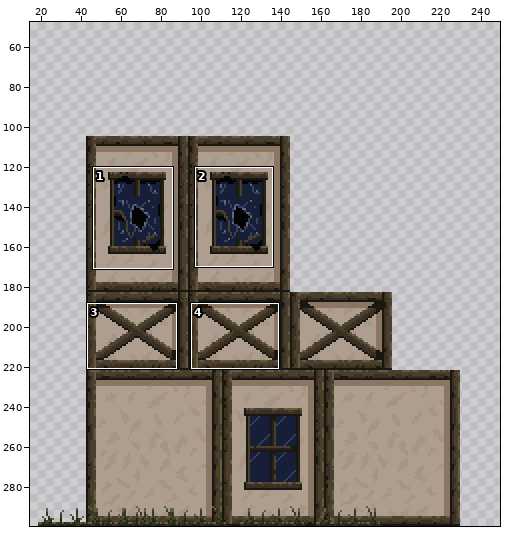
Two versions of one sprite sheet, raid/Assets/Art/Backroung Sprites/Houses/House_Panel_3.png. Above, an overview of the earlier version with the close-up marked.
Close-up. The starting point:
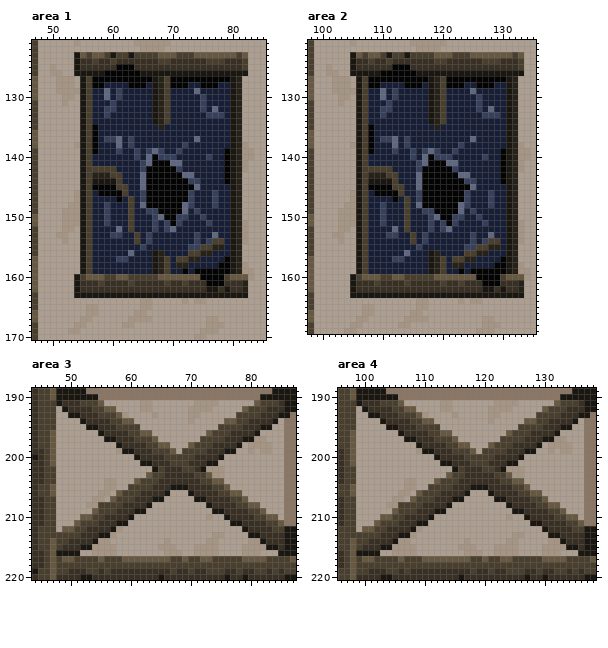
The file is 211x195 pixels. Pixels under 10% opacity are left out. Colours within 5 levels of each other are drawn and written as one. Shown: area 1: x 47..85, y 121..170; area 2: x 98..135, y 121..169; area 3: x 44..87, y 189..220; area 4: x 96..138, y 189..220. The old version is drawn lined up with the new one, on the new canvas. The wide view leaves out empty margins. The commit also changed other parts of the picture, which this record leaves out.
The result:
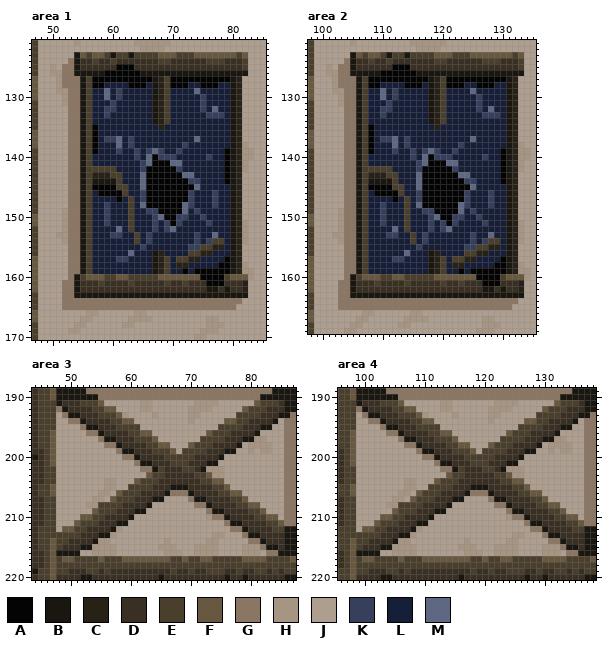
Palette (. is transparent): A #040404  B #1a1610  C #272118  D #393023  E #4a3e2d  F #695840  G #8b7663  H #a79583  J #ae9e8f  K #36405d  L #171f38  M #5f6883
Edits made:
canvas 211x195 -> 250x300, the old top-left corner now at 19,105
Changed rows in their new state; - is an unchanged pixel.
Area 1:
first column x 52:
124 -G----------------------------
125 GG----------------------------
126 GG----------------------------
127 GGG---------------------------
128 GGG---------------------------
129 -GG---------------------------
130 -GG---------------------------
131 -GG---------------------------
132 -GG---------------------------
133 -GG---------------------------
134 -GG---------------------------
135 -GG---------------------------
136 -GG---------------------------
137 -GG---------------------------
138 -GG---------------------------
139 -GG---------------------------
140 -GG---------------------------
141 -GG---------------------------
142 -GG---------------------------
143 -GG---------------------------
144 -GG---------------------------
145 -GG---------------------------
146 -GG---------------------------
147 -GG---------------------------
148 -GG---------------------------
149 -GG---------------------------
150 -GG---------------------------
151 -GG---------------------------
152 -GG---------------------------
153 -GG---------------------------
154 -GG---------------------------
155 -GG---------------------------
156 -GG---------------------------
157 -GG---------------------------
158 -GG---------------------------
159 -GG---------------------------
160 -G----------------------------
161 GG----------------------------
162 GG----------------------------
163 GG----------------------------
164 GGGGGGGGGGGGGGGGGGGGGGGGGGGGGG
165 GGGGGGGGGGGGGGGGGGGGGGGGGGGGG-
Area 2:
first column x 103:
124 -G----------------------------
125 GG----------------------------
126 GG----------------------------
127 GGG---------------------------
128 GGG---------------------------
129 -GG---------------------------
130 -GG---------------------------
131 -GG---------------------------
132 -GG---------------------------
133 -GG---------------------------
134 -GG---------------------------
135 -GG---------------------------
136 -GG---------------------------
137 -GG---------------------------
138 -GG---------------------------
139 -GG---------------------------
140 -GG---------------------------
141 -GG---------------------------
142 -GG---------------------------
143 -GG---------------------------
144 -GG---------------------------
145 -GG---------------------------
146 -GG---------------------------
147 -GG---------------------------
148 -GG---------------------------
149 -GG---------------------------
150 -GG---------------------------
151 -GG---------------------------
152 -GG---------------------------
153 -GG---------------------------
154 -GG---------------------------
155 -GG---------------------------
156 -GG---------------------------
157 -GG---------------------------
158 -GG---------------------------
159 -GG---------------------------
160 -G----------------------------
161 GG----------------------------
162 GG----------------------------
163 GG----------------------------
164 GGGGGGGGGGGGGGGGGGGGGGGGGGGGGG
165 GGGGGGGGGGGGGGGGGGGGGGGGGGGGG-
Area 3:
first column x 48:
192 G---------------
193 -G--------------
194 --GG------------
195 ----G-----------
196 -----GG---------
197 -------G--------
198 --------GG------
199 ----------G-----
200 -----------GG---
201 -------------G--
202 --------------GG
first column x 67:
206 GGG---------------
207 ---G--------------
208 ----GG------------
209 ------G-----------
210 -------GG---------
211 ---------G--------
212 ----------GG------
213 ------------G-----
214 -------------GG---
215 ---------------G--
216 ----------------GG
Area 4:
first column x 99:
192 G---------------
193 -G--------------
194 --GG------------
195 ----G-----------
196 -----GG---------
197 -------G--------
198 --------GG------
199 ----------G-----
200 -----------GG---
201 -------------G--
202 --------------GG
first column x 118:
206 GGG---------------
207 ---G--------------
208 ----GG------------
209 ------G-----------
210 -------GG---------
211 ---------G--------
212 ----------GG------
213 ------------G-----
214 -------------GG---
215 ---------------G--
216 ----------------GG
Where, in picture pixels (left, top, right, bottom), the same in both close-ups:
changed: (62, 58, 242, 310)
changed: (338, 58, 518, 310)
changed: (56, 406, 278, 556)
changed: (356, 406, 578, 556)
